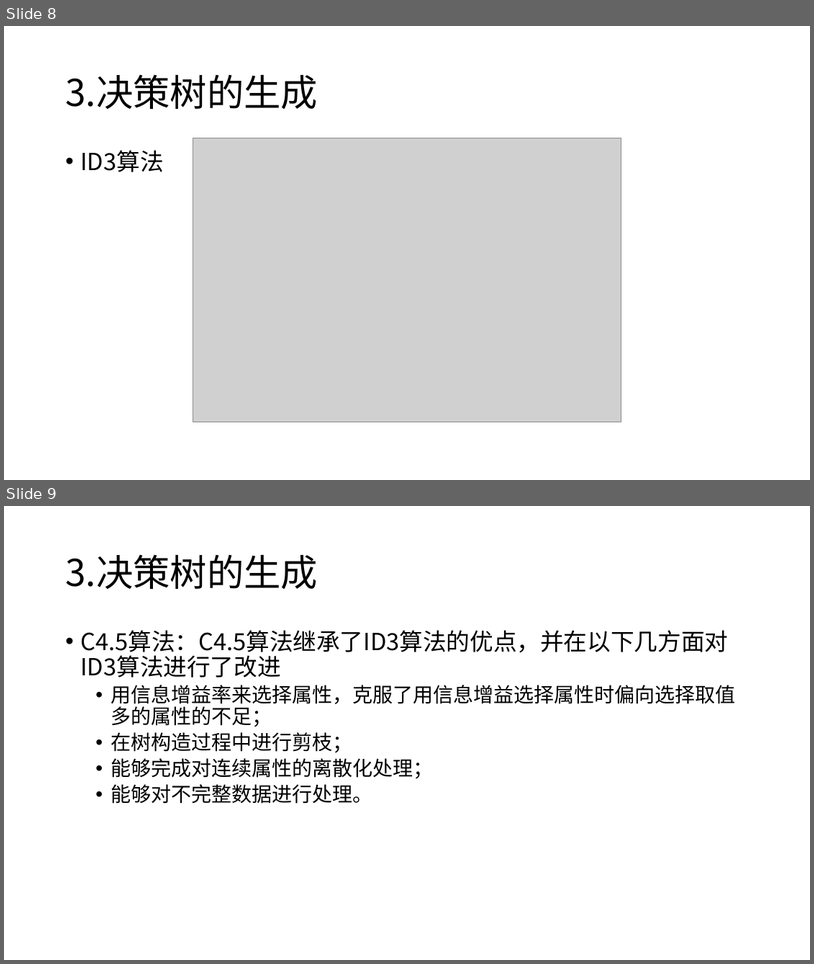
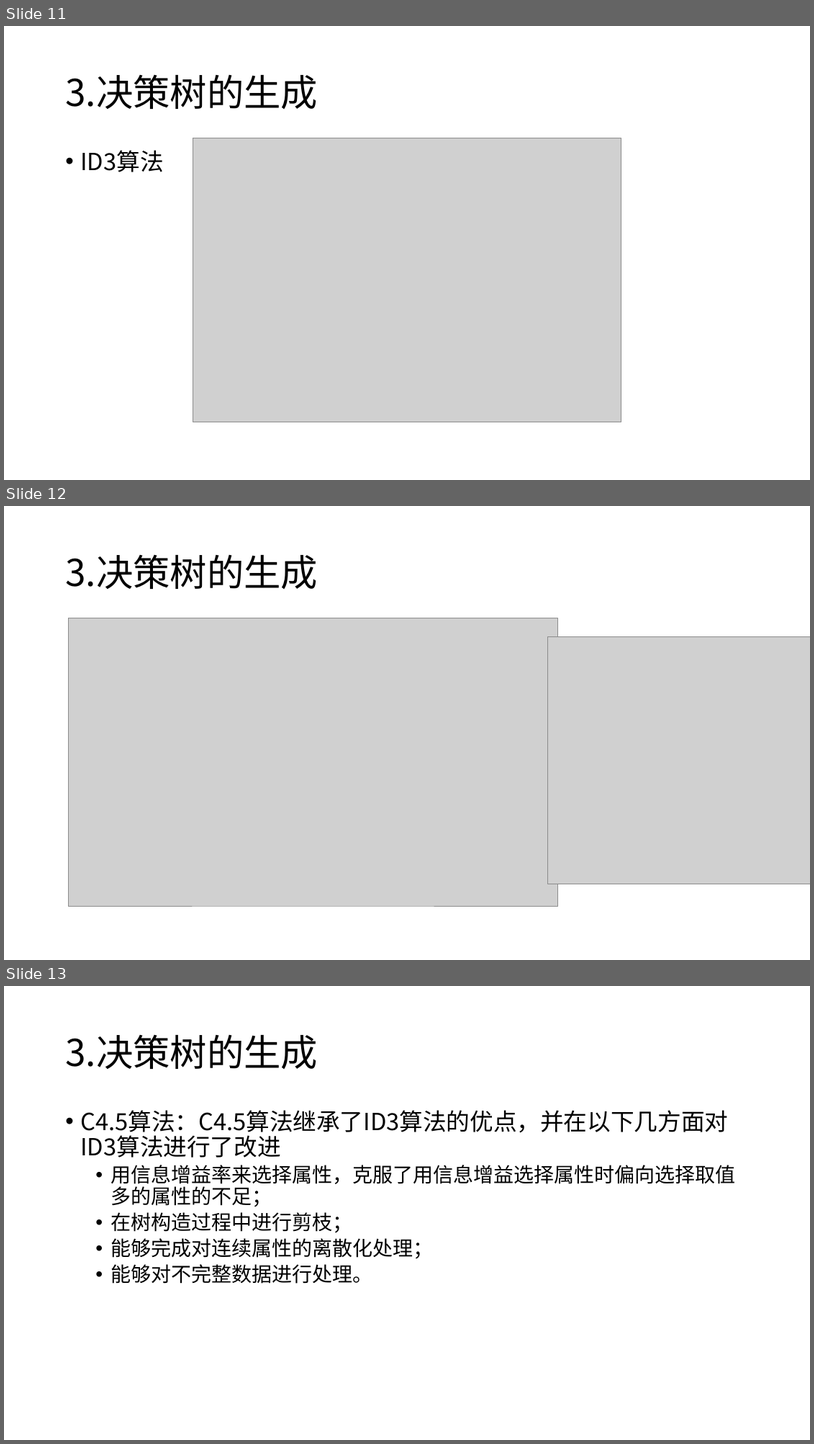
Before and after one commit to qiuliwang/MachineLearning, a slide deck: Decision_Tree/决策树.pptx. Shown one above the other, each under a label of ours: slides 8 and 9 before the commit, slides 11, 12 and 13 after it. The pictures are 814x964 and 814x1444 pixels, drawn with LibreOffice and Linux fonts; fonts in the diff are those of the drawing; grey boxes stand for pictures. Boxes give left, top, right and bottom in pixels: in the first picture for what was removed or moved away, otherwise in the second. Text is boxed around its words. In the diff, an @@ line names an element or a change of style, - is before the commit and + after.

```diff
--- a/Decision_Tree/决策树.pptx
+++ b/Decision_Tree/决策树.pptx
@@ slide 12 added at (x1=4, y1=506, x2=810, y2=960), background #FFFFFF @@
@@ title added at (x1=65, y1=555, x2=318, y2=589), 44 pt, text #000000 @@
+3.决策树的生成
@@ picture added at (x1=68, y1=618, x2=558, y2=906) @@
@@ picture added at (x1=548, y1=636, x2=810, y2=883) @@
@@ what was slide 8 is now slide 11 @@
@@ what was slide 9 is now slide 13 @@
```
Also in this commit, not shown: 2 slides changed, 3 other slides added, 4 other files.
